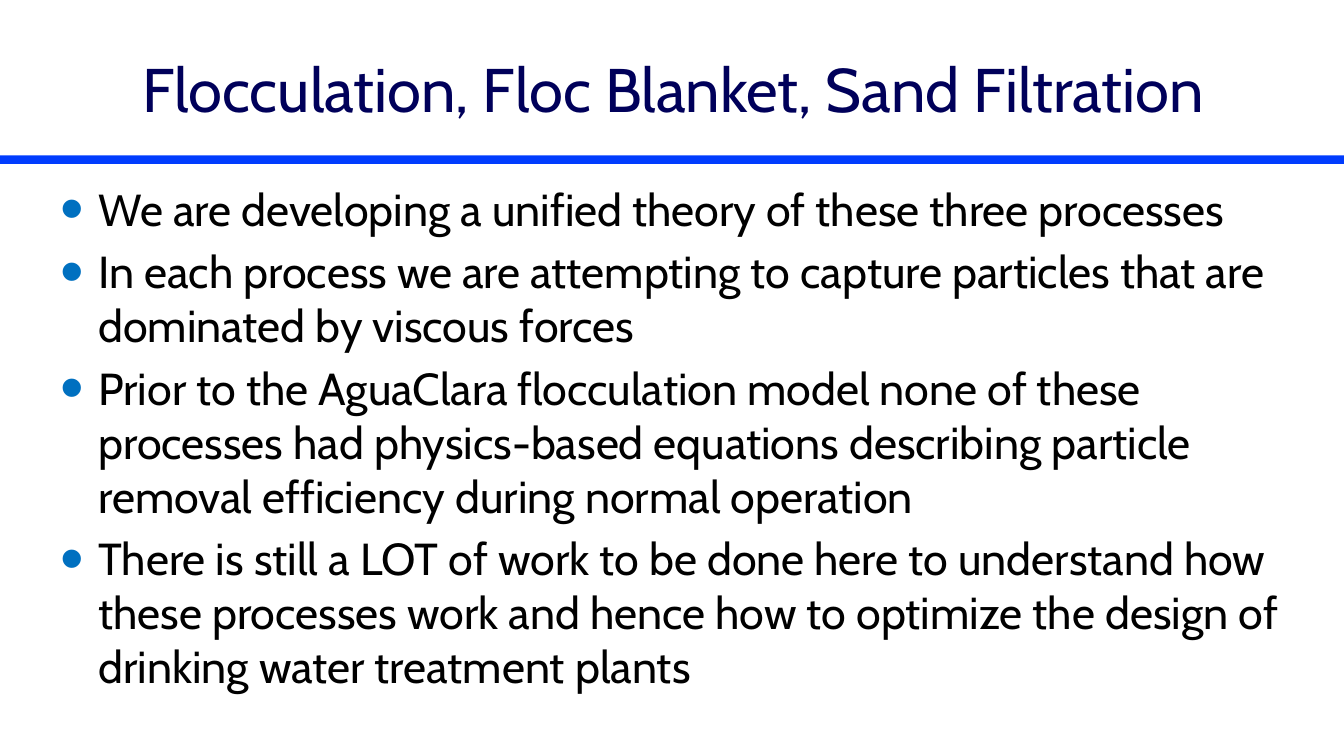
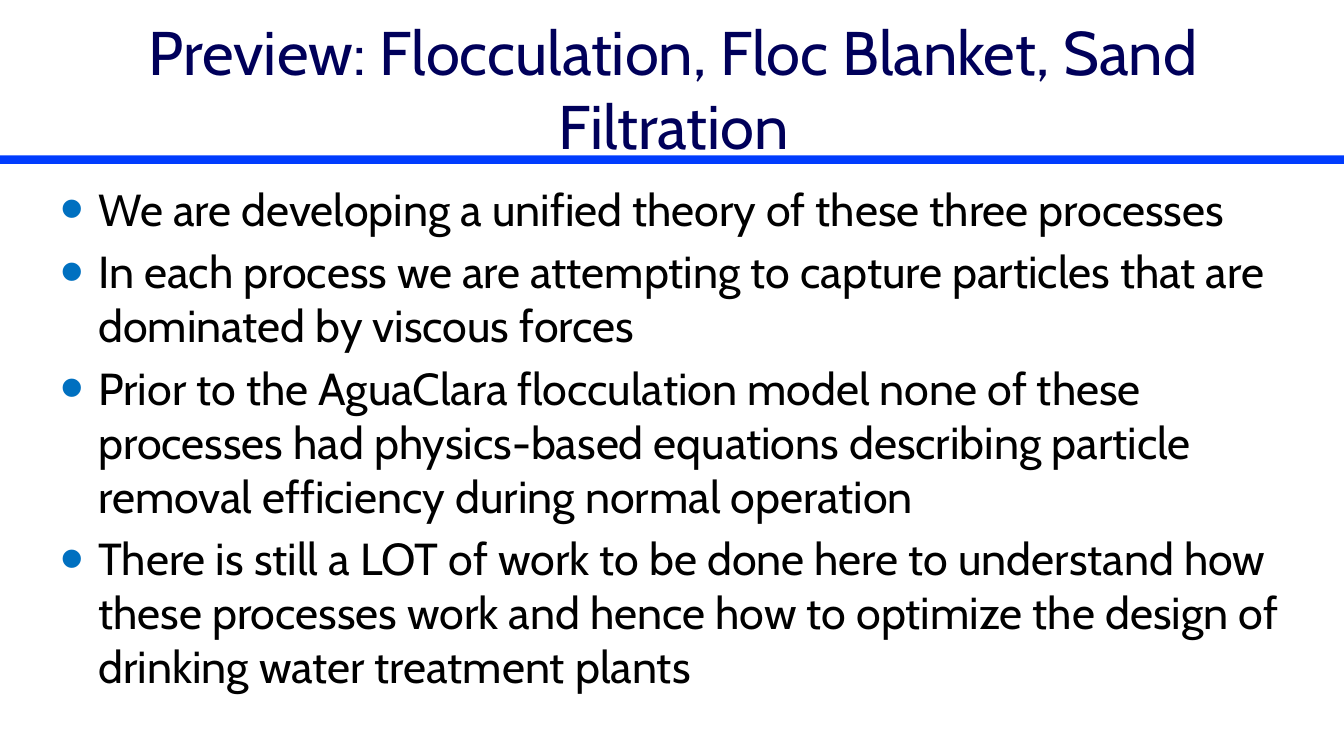
Before and after one commit to monroews/CEE4520Lectures, a slide deck: slide 27 of Flocculation Introduction.pptx (slide 18 before the commit). Drawn at 1344x756 pixels with LibreOffice and Linux fonts; fonts in the diff are those of the drawing. Boxes give left, top, right and bottom in pixels: in the first picture for what was removed or moved away, otherwise in the second. Text is boxed around its words. In the diff, an @@ line names an element or a change of style, - is before the commit and + after.

```diff
--- a/Flocculation Introduction.pptx
+++ b/Flocculation Introduction.pptx
@@ title at [149,28,1197,163]: text changed @@
-Flocculation, Floc Blanket, Sand Filtration
+Preview: Flocculation, Floc Blanket, Sand Filtration
```
Also in this commit, not shown: 8 other slides changed, 5 slides added, 5 slides removed.
